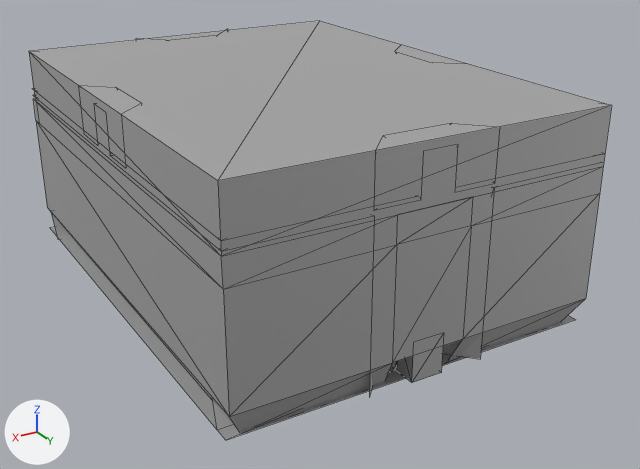
An edit to the glTF model src/models/bitgem/tower-arena.glb, drawn before and after from the same camera.
Rendered twice from a 50 mm camera at (52.3, 96.2, 75.2) aimed at (-2.7, 4.5, 29.4). Every picture has the same lights, and +X, +Y and +Z are marked at lower left. Mesh edges are drawn as thin lines. Objects named as collision shapes, trigger or cutter boxes, shadow casters or lower levels of detail are left out. Where no turn or scale is listed for an object, it has been applied to the vertices. Vertices at the same position are counted once.

Objects in the first picture: 'arena_floor', 'arena_player_entrance', 'arena_walls', 'balcony_wall'.
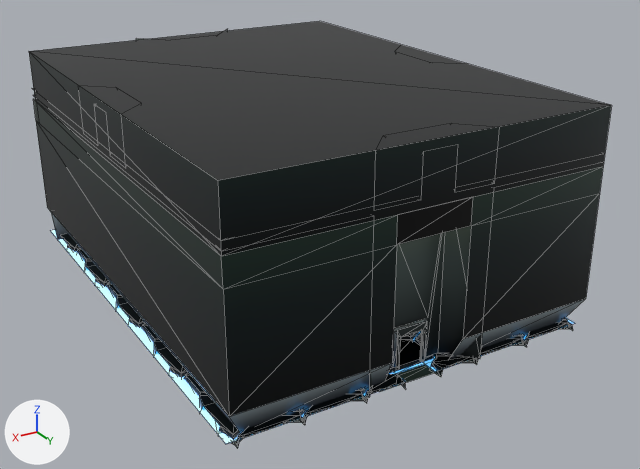
The change in detail:
Picture 'turret_texture' (img_turret_texture) is new.
Picture 'turret_glow-adjusted' (img_turret_glow_adjusted) is new.
Material 'gradients' (mat_gradients) is new.
Uses the picture img_turret_glow_adjusted.
Uses the picture img_turret_texture.
Material 'lights' (mat_lights) is new.
Its base color is (1.0, 1.0, 1.0) (white #ffffff).
Its metallic is 1.0.
Its roughness is 1.0.
Its emission color is (0.0, 0.388, 1.0) (blue #00a7ff).
Its emission strength is 1.0.
me_mesh_006 is used by ob_arena_player_entrance; location (0.0, 0.0, 23.0).
me_mesh_006 had 24 vertices, 28 faces and spanned x -7.5..7.5, y 28.0..31.5, z 0.0..20.5.
me_mesh_006 now has 28 vertices, 34 faces and spans x -7.5..7.5, y 27.8..31.5, z 0.0..20.5.
Part 1, on me_mesh_006:
8 vertices are removed from x -2.0..2.0, y 28.0..31.5, z 0.0..5.0.
24 faces are deleted.
12 vertices are added at x -2.5..2.5, y 27.8..28.2, z 0.0..5.0.
30 new faces join them.
me_mesh_006 part 2: 4 faces spanning x -2.0..7.5, y 28.0..31.5, z 0.0..20.5 switch from mat_phong1_001 (grey #bcbcbc) to mat_gradients.
me_mesh_008 has 12 vertices, 10 faces and spans x -23.5..23.5, y -31.5..30.4, z 0.0.
me_mesh_008 is used by ob_arena_floor; location (0.0, 0.0, 23.0).
Verts and faces of me_mesh_008; kept vertices keep their numbers, new ones are numbered from 12.
Before the commit, vertices of me_mesh_008: 0 (-23.5, 28.5, 0.0), 1 (-23.5, -31.5, 0.0), 2 (-2.0, -31.5, 0.0), 3 (-2.0, 28.5, 0.0), 4 (2.0, 28.5, 0.0) at pixel (395, 370).
Before the commit, vertices of me_mesh_008: 10 (2.0, -31.5, 0.0).
Part 3, on me_mesh_008:
Faces deleted: (0, 1, 2), (0, 2, 3), (2, 10, 3), (3, 10, 4).
New faces: (0, 1, 3), (1, 2, 3), (2, 4, 3), (2, 10, 4).
me_mesh_008 part 4: 6 faces spanning x -23.5..23.5, y -31.5..30.4, z 0.0 switch from mat_phong1_001 (grey #bcbcbc) to mat_lights (white #ffffff).
me_mesh_009 is used by ob_arena_walls; location (0.0, 0.0, 23.0).
Verts and faces of me_mesh_009; kept vertices keep their numbers, new ones are numbered from 32.
Before the commit, vertices of me_mesh_009: 0 (-4.7, 31.5, 16.8) at pixel (471, 225), 19 (-4.7, 31.5, 3.4) at pixel (462, 339), 28 (4.7, 31.5, 16.8) at pixel (396, 244), 29 (4.7, 31.5, 3.4) at pixel (392, 362).
me_mesh_009 had 32 vertices, 36 faces and spanned x -23.5..23.5, y -31.5..31.5, z -0.5..20.0.
me_mesh_009 now has 32 vertices, 34 faces and spans x -23.5..23.5, y -31.5..31.5, z -0.5..20.0.
Part 5, on me_mesh_009:
Faces deleted: (0, 29, 28), (0, 19, 29).
me_mesh_009 part 6: 30 faces spanning x -23.5..23.5, y -31.5..31.5, z -0.5..20.0 switch from mat_phong1_001 (grey #bcbcbc) to mat_gradients.
me_mesh_017 has 104 vertices, 154 faces and spans x -23.5..23.5, y -31.5..31.5, z -0.5..6.5.
me_mesh_017 is used by ob_balcony_wall; location (0.0, 0.0, 43.5).
me_mesh_017 part 7: 76 faces spanning x -23.5..23.5, y -31.5..31.5, z -0.5..6.5 switch from mat_phong1_002 (grey #bcbcbc) to mat_gradients.
Mesh me_cylinder_012 is new.
It has 774 vertices, 995 faces and spans x -23.3..23.3, y -30.4..31.0, z -2.0..0.5.
It uses material mat_gradients.
Object 'arena_floor' (ob_arena_floor) moves from (0.0, 0.0, 23.0) to (0.0, 0.0, 22.5).
Object 'hex_floor' (ob_hex_floor) is new; it shows me_cylinder_012.
Its location is (0.0, 0.0, 22.5).

Pixel boxes (x1, y1, x2, y2) of what changed, in the pictures (640 x 469 px; the box of a moved part takes in the faces that stretch with it):
'arena_walls', reshaped: before (33, 99, 603, 431); after (33, 99, 603, 433)
'arena_player_entrance', reshaped: before (369, 334, 482, 397); after (369, 226, 482, 397)
'hex_floor', added: after (60, 234, 573, 448)
'arena_floor', surface changed, moved: before (50, 227, 576, 440); after (51, 230, 574, 444)
part 1 of me_mesh_006, moved or reshaped: before (390, 334, 482, 383); after (390, 226, 482, 370)
part 2 of me_mesh_006, recoloured: before (369, 372, 373, 397); after (369, 322, 427, 397)
part 3 of me_mesh_008, moved or reshaped (not visible before): after (394, 332, 435, 374)
part 4 of me_mesh_008, recoloured: before (50, 227, 576, 440); after (51, 230, 574, 444)
part 5 of me_mesh_009, deleted: before (392, 226, 471, 363)
part 6 of me_mesh_009, recoloured (grey to black): (33, 99, 603, 431) in both
part 7 of me_mesh_017, recoloured (grey to black): (29, 29, 611, 256) in both
